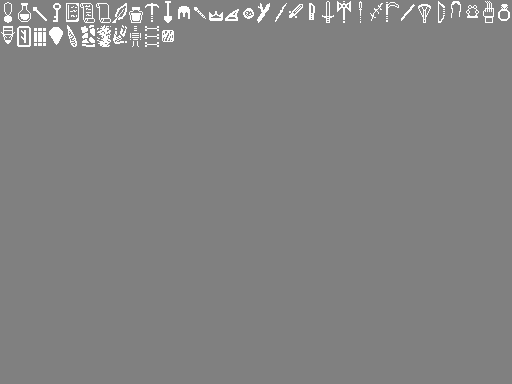
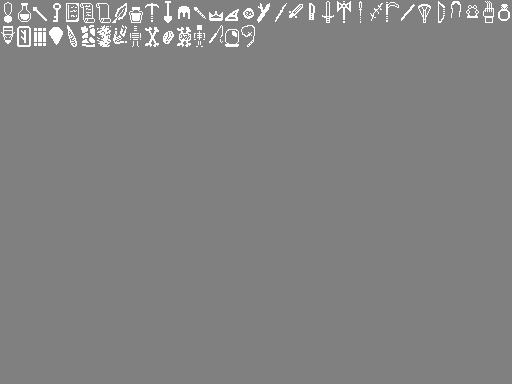
Revision of a layered 512 × 384 image; what changed, layer by layer:
painted on "Background" over [145, 25, 255, 47]
